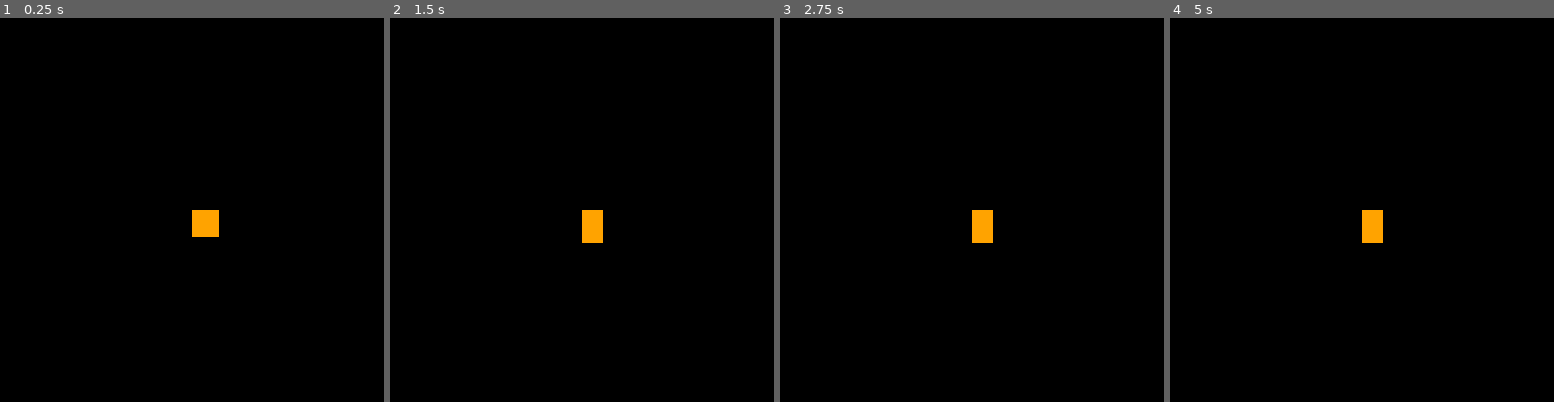
Above: before the commit, frames 1-4 (left to right).
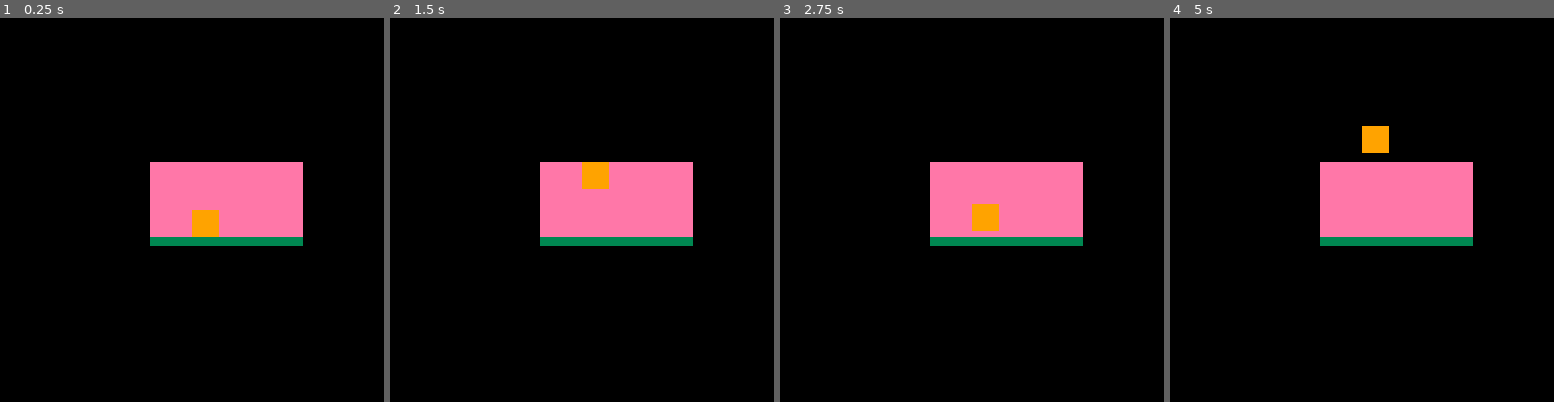
Above: after the commit, the same moments.

Repository: domKirs/statemachine
Game: PICO-8 cartridge statemachine.p8
Two runs of this game, one before a commit and one after it. Both use one fixed random seed, a clock stepped at 60 frames per second and the inputs below.
Inputs:
- Up to frame 1 (0.25 s): no input
- Up to frame 2 (1.5 s): tap O (Z key) at 0.33, 0.7, 1.43 s; tap X (X key) at 1.07 s
- Up to frame 3 (2.75 s): hold Left 1.97-2.37 s; tap X (X key) at 2.07, 2.4, 2.73 s; tap O (Z key) at 2.22 s; hold Down from 2.42 s (still down)
- Up to frame 4 (5 s): release Down at 2.82 s; hold Right 2.87-3.53 s; tap X (X key) every 0.33 s from 3.07 to 4.73 s; tap O (Z key) at 3.1, 3.98, 4.87 s; hold Up 3.58-4.08 s; hold Right 4.13-4.53 s; hold Down from 4.58 s (still down)

The runs differ from the first frame. In frame 1, 8.2% of the frame differs, in the area x 39-79%, y 37-60%; in frame 2, 8.7%; in frame 3, 8.4%; in frame 4, 9.2%, in the area x 39-79%, y 28-60%.

Commit message:
Update statemachine.p8

Diff:
--- a/statemachine.p8
+++ b/statemachine.p8
@@ -17,8 +17,7 @@
 function Standing_State:handle_input(heroine, input)
     if input == PRESS_X then
         heroine.state = Heroine_States.jumping_state
-        heroine.w = heroine.jumping_w
-        heroine.h = heroine.jumping_h
+        heroine.state:init()
     elseif input == PRESS_DOWN then
         heroine.state = Heroine_States.ducking_state
         heroine.w = heroine.ducking_w
@@ -38,9 +37,8 @@
 
 function Jumping_State:new()
     local o = setmetatable({}, self)
-    o.x_is_down = false
-    o.air_time = 0
-    o.air_time_max = 29
+    o.initial_v = -1
+    o.g = 0.03125
     return o
 end
 
@@ -51,19 +49,25 @@
         heroine.h = heroine.standing_h
     end
 
-    if input == NO_INPUT then
-        print("No input")
+    if input == PRESS_X then
+
     end
 
 end
 
 function Jumping_State:update(heroine)
+    self.initial_v += self.g
+    heroine.y += self.initial_v
+
+    if heroine.y > 64 then
+        heroine.y = 64
+        heroine.state = Heroine_States.standing_state
+    end
 
 end
 
 function Jumping_State:init()
-    self.x_is_down = true
-    self.air_time = self.air_time_max
+    self.initial_v = -1
 end
 
 Ducking_State.__index = Ducking_State
@@ -135,11 +139,16 @@
     else
         heroine:handle_input(NO_INPUT)
     end
+
+    heroine:update()
 end
 
 function _draw()
     cls()
+    rectfill(50, 48, 100, 75, 14)
     heroine:draw()
+    rectfill(50, 73, 100, 75, 3)
+
 end
 
 
